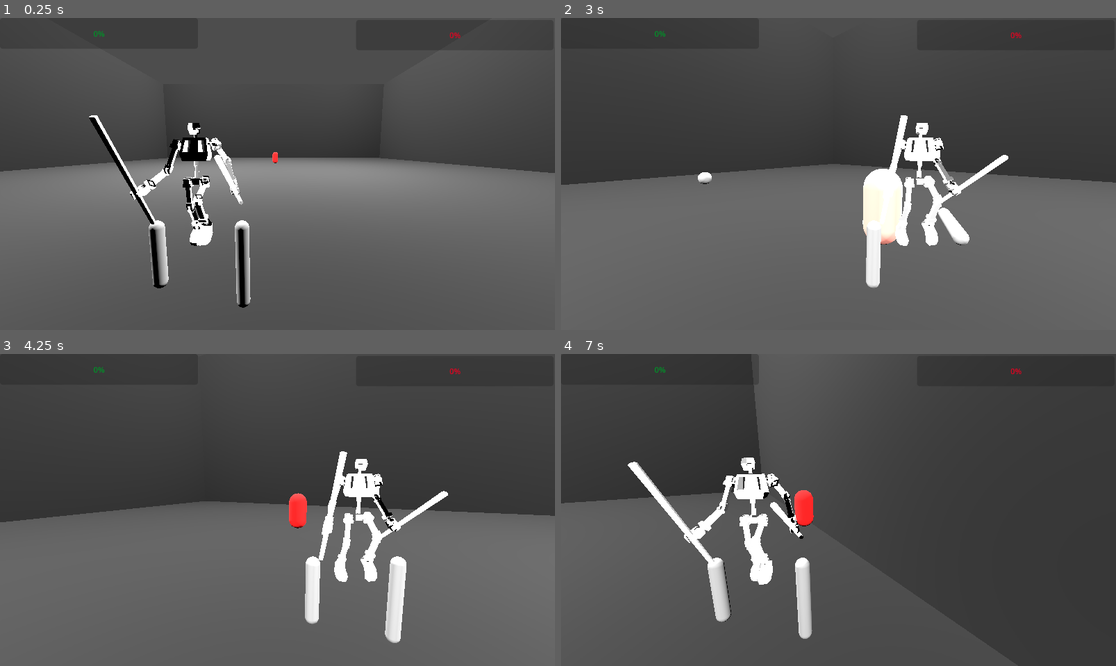
Above: before the commit, frames 1-4 (two rows, left to right).
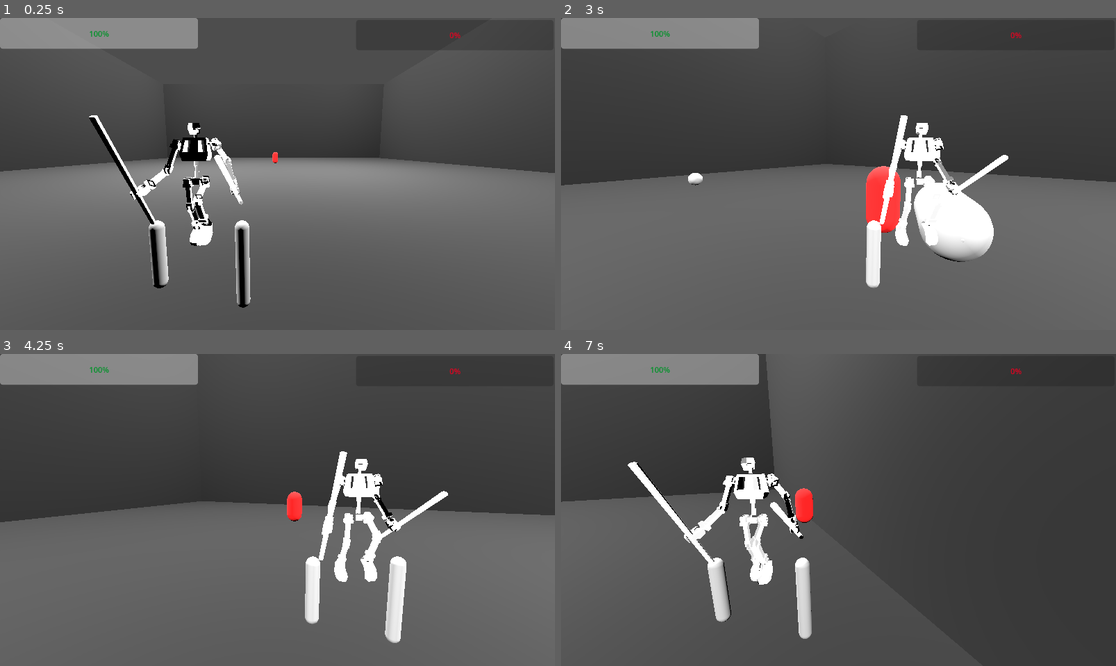
Above: after the commit, the same moments.

Repository: SKeppinger/brickbot-beatdown
Game: Godot game, scene res://demo/demo_arena.tscn
Two runs of this game, one before a commit and one after it. Both use one fixed random seed, a clock stepped at 60 frames per second and the inputs below.
Inputs (mouse positions are in pixels of both pictures, inside the frame that each line leads up to):
- Up to frame 1 (0.25 s): no input
- Up to frame 2 (3 s): tap Enter at 0.5 s; move the mouse to (866, 174) at 0.52 s; hold W (move_forward) from 0.53 s (still down); tap C (target_lock) at 0.6, 1.55, 2.3 s; tap Space (jump) at 0.77, 1.52 s; move the mouse to (810, 174) at 1.27 s; tap X (change_shoulder) at 1.35 s; move the mouse to (849, 167) at 2.02 s; press the mouse at (849, 167) at 2.03 s; move the mouse to (832, 180) at 2.77 s; release the mouse at (832, 180) at 2.78 s; right-click (832, 180) at 2.85 s
- Up to frame 3 (4.25 s): keep holding W (move_forward); tap Space (jump) at 3.02, 3.77 s; tap C (target_lock) at 3.05, 3.8 s; move the mouse to (316, 513) at 3.52 s; hold Shift (special_ability) from 3.53 s (still down)
- Up to frame 4 (7 s): move the mouse to (794, 506) at 4.27 s; release Shift (special_ability) at 4.28 s; tap Ctrl (sprint) at 4.35 s; tap Space (jump) at 4.52, 6.02, 6.77 s; tap C (target_lock) at 4.55, 5.1, 5.85, 6.8 s; move the mouse to (844, 510) at 5.02 s; move the mouse to (816, 503) at 5.77 s; release W (move_forward) at 5.78 s; hold D (move_right) 5.78-6.53 s; move the mouse to (866, 510) at 6.52 s; hold W (move_forward) from 6.53 s (still down); tap X (change_shoulder) at 6.6 s

The runs differ from the first frame. In frame 1, 3.5% of the frame differs, in the area x 0-36%, y 0-10%; in frame 2, 6.7%, in the area x 0-100%, y 0-79%; in frame 3, 3.7%; in frame 4, 4.9%.
Error before the commit: Invalid access to property or key 'health' on a base object of type 'CharacterBody3D (Player)'. (res://demo/player_health.gd:7)
Error after the commit: Invalid call to function 'hurt' in base 'CharacterBody3D (DemoEnemy)'. Expected 1 argument(s). (res://attachments/melee_attack.gd:32)

Commit message:
enemy and player health!

Diff:
--- a/attachments/projectile.gd
+++ b/attachments/projectile.gd
@@ -6,6 +6,9 @@
 
 ## Projectile speed
 @export var speed = 26.0
+
+## Projectile damage
+@export var damage = 1
 
 ## Projectile direction (to be set by source)
 @export var direction: Vector3
@@ -37,5 +40,5 @@
 	if collision:
 		## TODO: differentiate between player and enemy
 		if collision.get_collider().has_method("hurt"):
-			collision.get_collider().hurt()
+			collision.get_collider().hurt(damage)
 		queue_free()
--- a/demo/demo_enemy.gd
+++ b/demo/demo_enemy.gd
@@ -4,9 +4,13 @@
 @onready var normal_mesh = $NormalMesh
 @onready var hurt_mesh = $HurtMesh
 
+@export var max_hp = 10
+
 const SPEED = 11.0
 const GRAVITY = -30.0
 const HURT_DURATION = 0.25
+
+var hp = max_hp
 
 var direction = Vector2(0, 0)
 var dir_duration = 0.0
@@ -41,8 +45,12 @@
 		velocity.y += GRAVITY * delta
 	move_and_slide()
 
-func hurt():
-	hurt_mesh.visible = true
-	normal_mesh.visible = false
-	is_hurt = true
-	hurt_timer = HURT_DURATION
+func hurt(damage):
+	if not is_hurt:
+		hp -= damage
+		if hp <= 0:
+			queue_free()
+		hurt_mesh.visible = true
+		normal_mesh.visible = false
+		is_hurt = true
+		hurt_timer = HURT_DURATION
--- a/demo/player.gd
+++ b/demo/player.gd
@@ -4,6 +4,8 @@
 extends CharacterBody3D
 class_name Player
 
+
+const HURT_DURATION = 0.25
 const SPEED = 10.0
 const SPRINT_SPEED = 18.0
 const JUMP_SPEED = 15.0
@@ -15,10 +17,17 @@
 const CAM_SENS = 0.001
 const VCAM_RANGE = PI / 4 # This is the maximum vertical camera rotation, in radians
 
+@export var max_hp = 10
+
 @onready var facing_ray = $CollisionShape3D/FacingDirection
 @onready var camera_pivot = $CameraPivot
 @onready var camera = $CameraPivot/Camera3D
 @onready var default_camera_pivot = camera_pivot.rotation
+
+signal player_health
+var hp = max_hp
+var is_hurt = false
+var hurt_timer = 0.0
 
 var move_direction = Vector3.ZERO
 var jump_direction = Vector3.ZERO
@@ -99,6 +108,11 @@
 		if ml_timer <= 0.0:
 			movement_locked = false
 			ml_timer = 0.0
+		## Hurt
+		if hurt_timer <= 0.0:
+			is_hurt = false
+		else:
+			hurt_timer -= delta
 
 ## Physics process
 func _physics_process(delta):
@@ -134,6 +148,8 @@
 		move_and_slide()
 
 		## Camera Lock
+		if not target:
+			locked_on = false
 		if locked_on:
 			## Calculate camera speed
 			var dist = global_position.distance_to(target.global_position)
@@ -167,7 +183,19 @@
 	target = get_tree().get_first_node_in_group("enemy") # TODO: Multiple enemies?
 	locked_on = true
 
+## Get hurt
+func hurt(damage):
+	if not is_hurt:
+		hp -= damage
+		player_health.emit(get_health())
+		is_hurt = true
+		hurt_timer = HURT_DURATION
+
 ## INFORMATION ACCESS
+
+## Get the player's current health
+func get_health():
+	return hp
 
 ## Get the vertical pivot of the camera
 # This is used by attachments which point where the player is aiming.
--- a/demo/player_health.gd
+++ b/demo/player_health.gd
@@ -4,7 +4,8 @@
 	var player_node = get_tree().get_first_node_in_group("player") # get player object on scene tree, actual name may differ
 	if player_node:
 		player_node.connect("player_health", Callable(self, "_on_player_health_changed")) # assumes player has a signal named player_health representing the current health
-		value = player_node.health # initialize progress bar value to player health
+		value = player_node.get_health() # initialize progress bar value to player health
+		max_value = player_node.get_health()
 
 func _on_player_health_changed(new_health_value: int):
 	value = new_health_value
